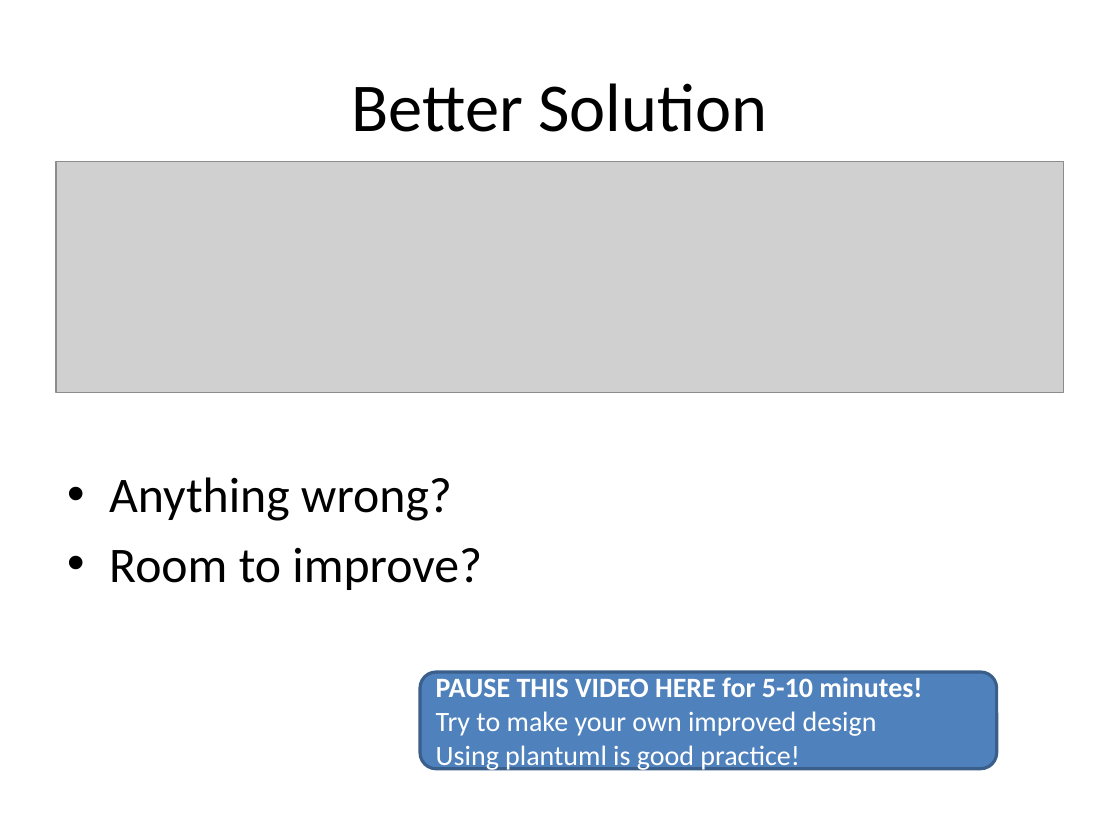
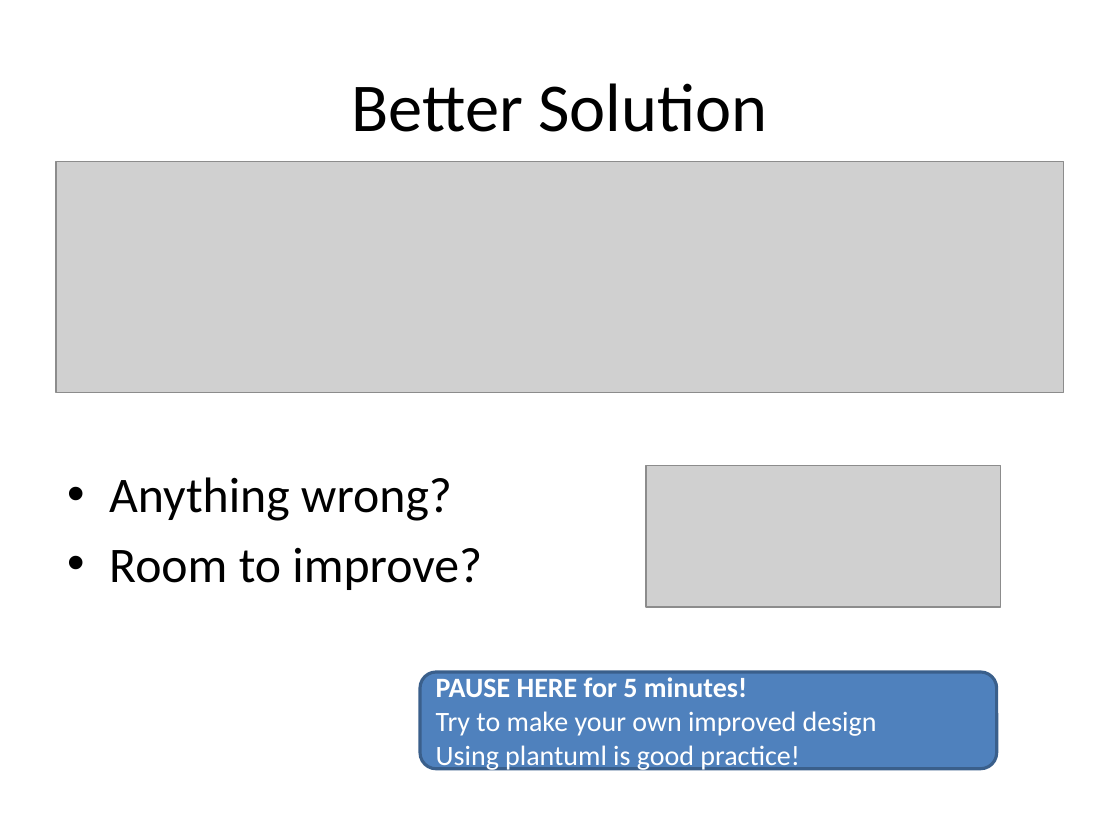
Before and after one commit to RHIT-CSSE/csse220, a slide deck: slide 23 of ClassMaterials/CohesionAndCoupling/Slides/Cohesion_And_Coupling.pptx. Drawn at 1120x840 pixels with LibreOffice and Linux fonts; fonts in the diff are those of the drawing; grey boxes stand for pictures. Boxes give left, top, right and bottom in pixels: in the first picture for what was removed or moved away, otherwise in the second. Text is boxed around its words. In the diff, an @@ line names an element or a change of style, - is before the commit and + after.

```diff
--- a/ClassMaterials/CohesionAndCoupling/Slides/Cohesion_And_Coupling.pptx
+++ b/ClassMaterials/CohesionAndCoupling/Slides/Cohesion_And_Coupling.pptx
@@ picture added at bbox=[646, 465, 1001, 607] @@
@@ text in rounded rectangle at bbox=[436, 677, 747, 697]: text changed @@
-PAUSE THIS VIDEO HERE for 5-10 minutes!
+PAUSE HERE for 5 minutes!
```
Also in this commit, not shown: 12 other slides changed, 2 slides added, 1 slide removed.
